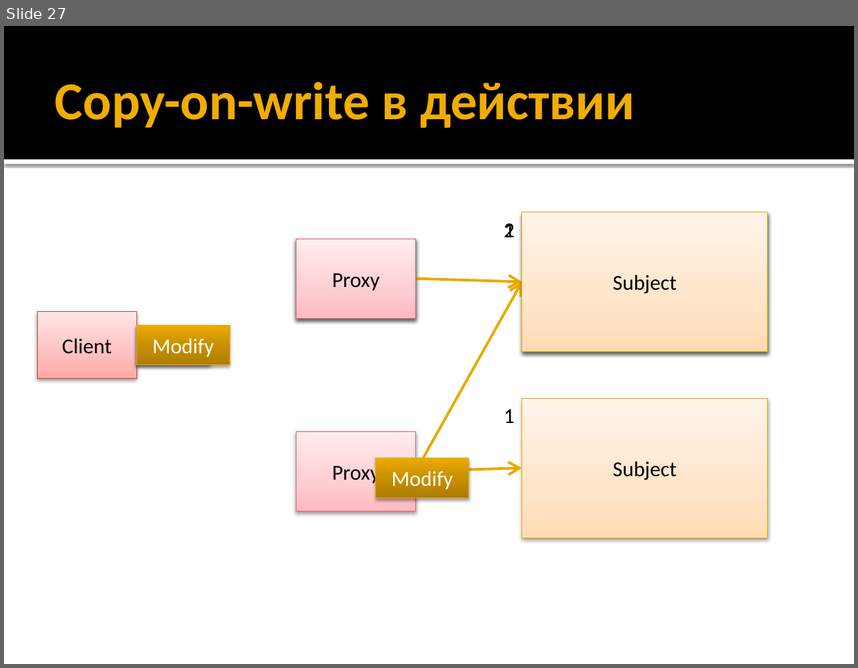
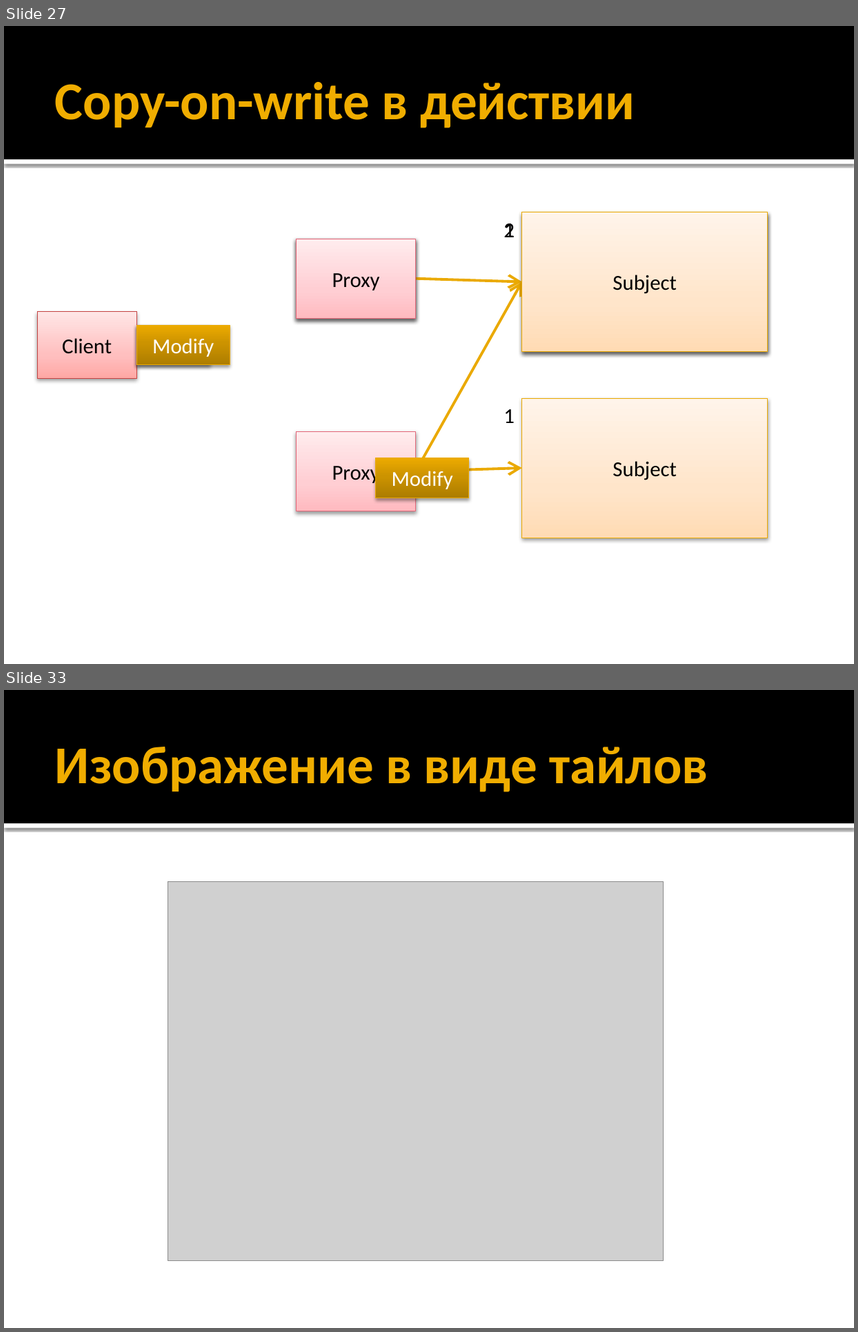
Before and after one commit to alexey-malov/ood, a slide deck: lectures/12.proxy/proxy.pptx. Shown one above the other, each under a label of ours: slide 27 before the commit, slides 27 and 33 after it; the slides between them are not shown. The pictures are 858x668 and 858x1332 pixels, drawn with LibreOffice and Linux fonts; fonts in the diff are those of the drawing; grey boxes stand for pictures. Boxes give left, top, right and bottom in pixels: in the first picture for what was removed or moved away, otherwise in the second. Text is boxed around its words. In the diff, an @@ line names an element or a change of style, - is before the commit and + after.

```diff
--- a/lectures/12.proxy/proxy.pptx
+++ b/lectures/12.proxy/proxy.pptx
@@ slide 33 added at [4,690,854,1328], background #FFFFFF; not listed: 2 template elements that a slide beside it also shows @@
@@ title added at [55,747,708,792], 45 pt, text #F0AD00, bold @@
+Изображение в виде тайлов
@@ picture added at [168,881,664,1259] @@
```
Also in this commit, not shown: 4 slides changed, 20 other slides added, 1 other file.
